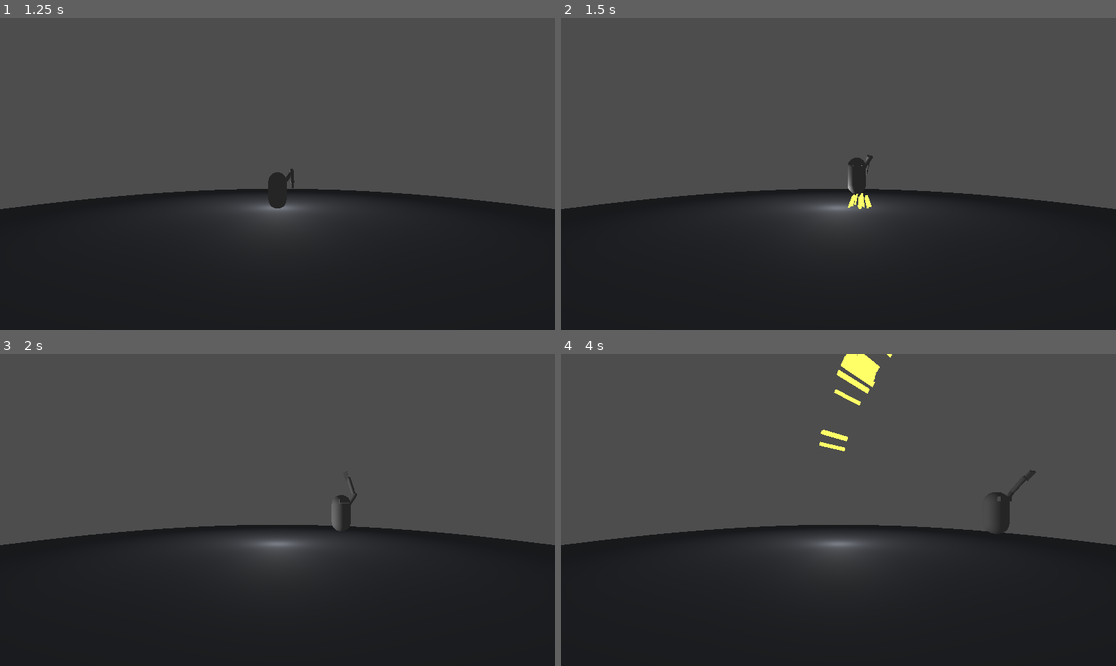
Above: before the commit, frames 1-4 (two rows, left to right).
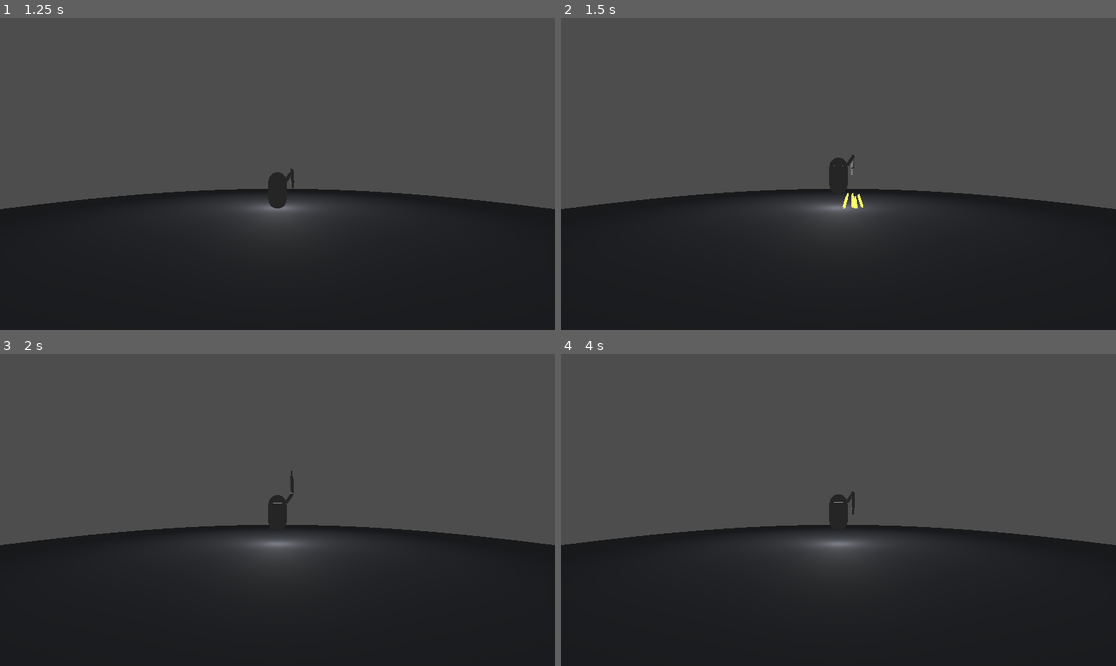
Above: after the commit, the same moments.

Repository: AdkinsC0211/GGJ2024
Game: Godot game, scene res://Main.tscn
Two runs of this game, one before a commit and one after it. Both use one fixed random seed, a clock stepped at 60 frames per second and the inputs below. The engine's default icon, where the game draws it, is replaced by a stand-in: a white triangle on a blue panel in a dark square.
Inputs (mouse positions are in pixels of both pictures, inside the frame that each line leads up to):
- Up to frame 1 (1.25 s): click "PLAY" at 0.5 s
- Up to frame 2 (1.5 s): tap Enter (ui_accept) at 1.25 s; move the mouse to (960, 158) at 1.27 s; hold Right (ui_right) from 1.28 s (still down); click (960, 158) at 1.42 s
- Up to frame 3 (2 s): keep holding Right (ui_right); tap Enter (ui_accept) at 1.52 s
- Up to frame 4 (4 s): move the mouse to (727, 525) at 2.02 s; release Right (ui_right) at 2.03 s; hold Down (ui_down) 2.03-2.78 s; tap Enter (ui_accept) at 2.27, 3.77 s; move the mouse to (894, 441) at 2.77 s; hold Right (ui_right) 2.78-3.53 s; move the mouse to (810, 572) at 3.52 s; hold Up (ui_up) from 3.53 s (still down); click (810, 572) at 3.67 s

Frame 1 is identical in both runs. In frame 2, 0.7% of the frame differs, in the area x 48-57%, y 43-62%; in frame 3, 0.6%; in frame 4, 1.5%, in the area x 46-86%, y 0-58%.

Commit message:
Fixed the button mappins

Diff:
--- a/Scenes/Interactables/PlayerBody.gd
+++ b/Scenes/Interactables/PlayerBody.gd
@@ -19,7 +19,7 @@
 
 	# Get the input direction and handle the movement/deceleration.
 	# As good practice, you should replace UI actions with custom gameplay actions.
-	var input_dir = Input.get_vector("ui_left", "ui_right", "ui_up", "ui_down")
+	var input_dir = Input.get_vector("left", "right", "up", "down")
 	var direction = (transform.basis * Vector3(input_dir.x, 0, input_dir.y)).normalized()
 	if direction:
 		velocity.x = direction.x * SPEED
--- a/project.godot
+++ b/project.godot
@@ -18,3 +18,26 @@
 [autoload]
 
 Singleton="*res://Scenes/Data/Singleton.gd"
+
+[input]
+
+left={
+"deadzone": 0.5,
+"events": [Object(InputEventKey,"resource_local_to_scene":false,"resource_name":"","device":-1,"window_id":0,"alt_pressed":false,"shift_pressed":false,"ctrl_pressed":false,"meta_pressed":false,"pressed":false,"keycode":0,"physical_keycode":65,"key_label":0,"unicode":97,"echo":false,"script":null)
+]
+}
+right={
+"deadzone": 0.5,
+"events": [Object(InputEventKey,"resource_local_to_scene":false,"resource_name":"","device":-1,"window_id":0,"alt_pressed":false,"shift_pressed":false,"ctrl_pressed":false,"meta_pressed":false,"pressed":false,"keycode":0,"physical_keycode":68,"key_label":0,"unicode":100,"echo":false,"script":null)
+]
+}
+up={
+"deadzone": 0.5,
+"events": [Object(InputEventKey,"resource_local_to_scene":false,"resource_name":"","device":-1,"window_id":0,"alt_pressed":false,"shift_pressed":false,"ctrl_pressed":false,"meta_pressed":false,"pressed":false,"keycode":0,"physical_keycode":87,"key_label":0,"unicode":119,"echo":false,"script":null)
+]
+}
+down={
+"deadzone": 0.5,
+"events": [Object(InputEventKey,"resource_local_to_scene":false,"resource_name":"","device":-1,"window_id":0,"alt_pressed":false,"shift_pressed":false,"ctrl_pressed":false,"meta_pressed":false,"pressed":false,"keycode":0,"physical_keycode":83,"key_label":0,"unicode":115,"echo":false,"script":null)
+]
+}
